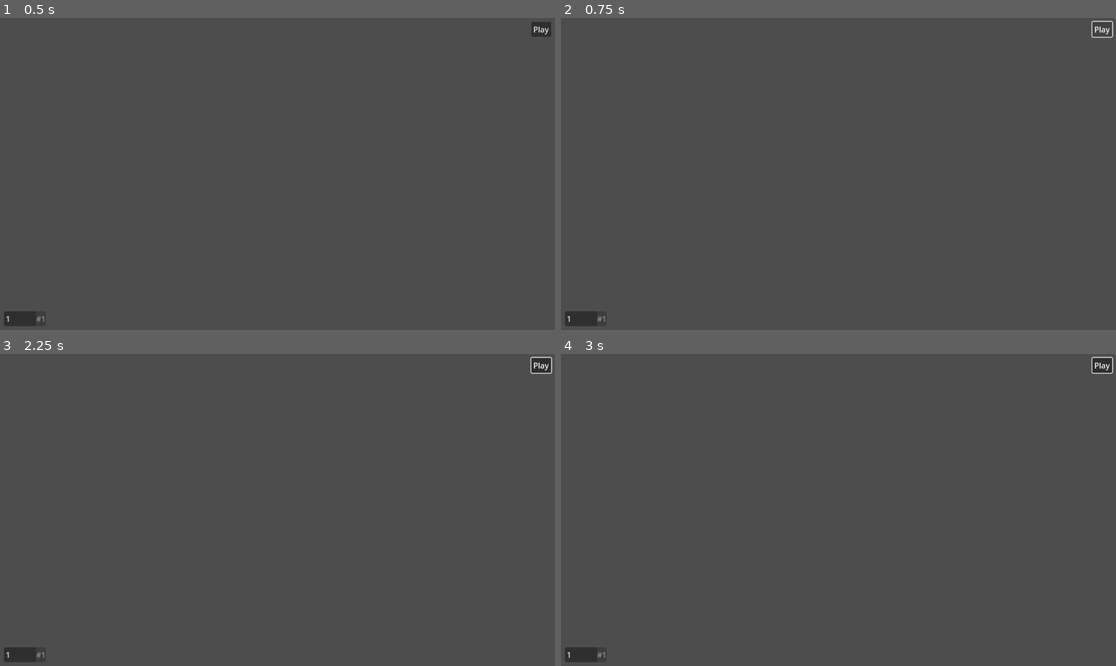
Above: before the commit, frames 1-4 (two rows, left to right).
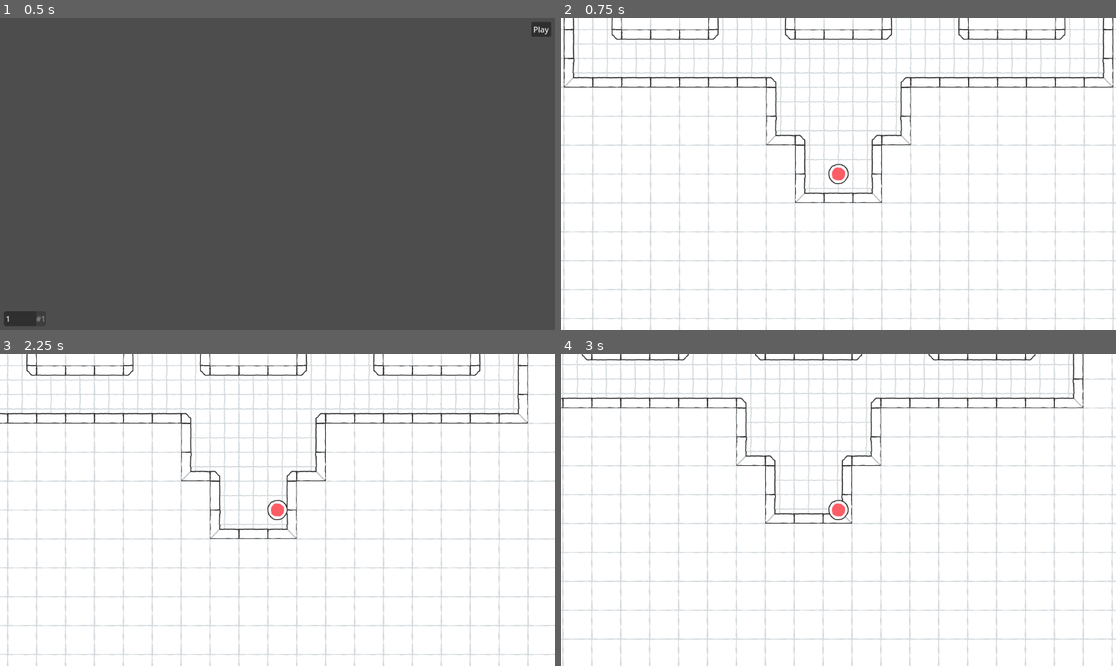
Above: after the commit, the same moments.

Repository: la-game/la-bh
Game: Godot game, scene res://src/screen/lobby/lobby.tscn
The game is run twice, just before and just after one commit, with the same random seed, the same clock (stepped at 60 frames per second) and the same inputs. This scene is started directly instead of the project's main scene.
Inputs (mouse positions are in pixels of both pictures, inside the frame that each line leads up to):
- Up to frame 1 (0.5 s): no input
- Up to frame 2 (0.75 s): click "Play" at 0.5 s
- Up to frame 3 (2.25 s): click (543, 366) at 1.25 s, where only the run before the commit has a clickable "Play"; tap Enter at 2 s; move the mouse to (399, 494) at 2.02 s; hold D (move_right, bound only after the commit) from 2.03 s (still down)
- Up to frame 4 (3 s): tap Space at 2.75 s; move the mouse to (727, 525) at 2.77 s; release D (move_right, bound only after the commit) at 2.78 s; hold S (move_down, bound only after the commit) from 2.78 s (still down)

Frame 1 is identical in both runs. In frame 2, 99% of the frame differs, in the area x 0-100%, y 0-100%; in frame 3, 99%; in frame 4, 100%.

Commit message:
Start map

Diff:
--- a/project.godot
+++ b/project.godot
@@ -18,11 +18,34 @@
 [file_customization]
 
 folder_colors={
-"res://src/classes/": "yellow",
 "res://src/components/": "teal",
 "res://src/game/": "red",
 "res://src/screen/": "blue",
+"res://src/singletons/": "pink",
 "res://src/statics/": "purple"
+}
+
+[input]
+
+move_up={
+"deadzone": 0.5,
+"events": [Object(InputEventKey,"resource_local_to_scene":false,"resource_name":"","device":-1,"window_id":0,"alt_pressed":false,"shift_pressed":false,"ctrl_pressed":false,"meta_pressed":false,"pressed":false,"keycode":0,"physical_keycode":87,"key_label":0,"unicode":119,"echo":false,"script":null)
+]
+}
+move_right={
+"deadzone": 0.5,
+"events": [Object(InputEventKey,"resource_local_to_scene":false,"resource_name":"","device":-1,"window_id":0,"alt_pressed":false,"shift_pressed":false,"ctrl_pressed":false,"meta_pressed":false,"pressed":false,"keycode":0,"physical_keycode":68,"key_label":0,"unicode":100,"echo":false,"script":null)
+]
+}
+move_down={
+"deadzone": 0.5,
+"events": [Object(InputEventKey,"resource_local_to_scene":false,"resource_name":"","device":-1,"window_id":0,"alt_pressed":false,"shift_pressed":false,"ctrl_pressed":false,"meta_pressed":false,"pressed":false,"keycode":0,"physical_keycode":83,"key_label":0,"unicode":115,"echo":false,"script":null)
+]
+}
+move_left={
+"deadzone": 0.5,
+"events": [Object(InputEventKey,"resource_local_to_scene":false,"resource_name":"","device":-1,"window_id":0,"alt_pressed":false,"shift_pressed":false,"ctrl_pressed":false,"meta_pressed":false,"pressed":false,"keycode":0,"physical_keycode":65,"key_label":0,"unicode":97,"echo":false,"script":null)
+]
 }
 
 [layer_names]
--- a/src/classes/map.gd
+++ /dev/null
@@ -1,20 +0,0 @@
-class_name Map
-extends Node2D
-
-
-@export var player_spawn_position: Marker2D
-
-@export var enemy_spawn_paths: Array[PathFollow2D] = []
-
-@export var enemy_spawn_timer: Timer
-
-@export var players: Node2D
-
-@export var enemies: Node2D
-
-@export var projectiles: Node2D
-
-
-func _on_enemy_spawn_timer_timeout() -> void:
-	var path_follow: PathFollow2D = PathPosition.get_random_path_follow(enemy_spawn_paths)
-	PathPosition.get_random_position_in_path_follow(path_follow) # TODO
--- a/src/components/enemy_navigation/enemy_navigation.gd
+++ b/src/components/enemy_navigation/enemy_navigation.gd
@@ -5,7 +5,7 @@
 
 @export var enemy: CharacterBody2D
 
-@export var player: CharacterBody2D
+@export var player: Player
 
 
 func _ready() -> void:
--- a/src/components/player_camera/player_camera.gd
+++ b/src/components/player_camera/player_camera.gd
@@ -3,5 +3,5 @@
 extends Camera2D
 
 
-func _ready() -> void:
+func _physics_process(_delta: float) -> void:
 	enabled = is_multiplayer_authority()
--- a/src/components/player_movement/player_movement.gd
+++ b/src/components/player_movement/player_movement.gd
@@ -3,12 +3,18 @@
 extends Node
 
 
-@export var player: CharacterBody2D
+@export var player: Player
 
 @export var speed: StatusSpeed
 
 
 func _physics_process(_delta: float) -> void:
+	if not player:
+		return
+
+	if not is_multiplayer_authority():
+		return
+
 	var direction := Input.get_vector("move_left", "move_right", "move_up", "move_down")
 
 	# While keyboard always give 0 or 1 for the axis, joysticks can give any value between 0 and 1.
--- a/src/components/status_health/status_health.gd
+++ b/src/components/status_health/status_health.gd
@@ -7,8 +7,6 @@
 
 
 @export var health_bar: TextureProgressBar
-
-@export var shields: Array #
 
 @export var max_value: float:
 	set(v):
--- a/src/components/status_health/status_health.tscn
+++ b/src/components/status_health/status_health.tscn
@@ -4,3 +4,5 @@
 
 [node name="StatusHealth" type="Node"]
 script = ExtResource("1_a32jt")
+max_value = 100.0
+value = 100.0
--- /dev/null
+++ b/src/game/map/map.gd
@@ -0,0 +1,36 @@
+## Base for all maps.
+class_name Map
+extends Node2D
+
+
+const PLAYER_SCENE: PackedScene = preload("res://src/game/player/player.tscn")
+
+@export var player_spawn_position: Marker2D
+
+@export var enemy_spawn_paths: Array[PathFollow2D] = []
+
+@export var enemy_spawn_timer: Timer
+
+@export var players: Node2D
+
+@export var enemies: Node2D
+
+
+func _ready() -> void:
+	spawn_player(multiplayer.get_unique_id())
+
+	for peer in multiplayer.get_peers():
+		spawn_player(peer)
+
+
+func spawn_player(peer: int) -> void:
+	var player: Player = PLAYER_SCENE.instantiate()
+	player.name = "Player" + str(peer)
+	players.add_child(player)
+	player.set_multiplayer_authority(peer)
+	player.global_position = player_spawn_position.global_position
+
+
+func _on_enemy_spawn_timer_timeout() -> void:
+	var path_follow: PathFollow2D = PathPosition.get_random_path_follow(enemy_spawn_paths)
+	var spawn_position = PathPosition.get_random_position_in_path_follow(path_follow)
--- a/src/game/map/map_00.tscn
+++ b/src/game/map/map_00.tscn
@@ -1,5 +1,6 @@
-[gd_scene load_steps=3 format=3 uid="uid://kcuilacx8r00"]
+[gd_scene load_steps=8 format=3 uid="uid://kcuilacx8r00"]
 
+[ext_resource type="Script" path="res://src/game/map/map.gd" id="1_4n0ic"]
 [ext_resource type="TileSet" uid="uid://c8hvsphwrsbcu" path="res://assets/tileset.tres" id="1_vjjab"]
 
 [sub_resource type="NavigationPolygon" id="NavigationPolygon_u6632"]
@@ -8,7 +9,37 @@
 outlines = Array[PackedVector2Array]([PackedVector2Array(-64, -64, -64, 1600, 1216, 1600, 1216, -64)])
 source_geometry_group_name = &"navigation_polygon_source_group"
 
-[node name="Map00" type="Node2D"]
+[sub_resource type="Curve2D" id="Curve2D_kpa0a"]
+_data = {
+"points": PackedVector2Array(0, 0, 0, 0, 60, 60, 0, 0, 0, 0, 1080, 60, 0, 0, 0, 0, 1080, 1260, 0, 0, 0, 0, 60, 1260, 0, 0, 0, 0, 60, 60)
+}
+point_count = 5
+
+[sub_resource type="Curve2D" id="Curve2D_6cxmd"]
+_data = {
+"points": PackedVector2Array(0, 0, 0, 0, 390, 1230, 0, 0, 0, 0, 390, 1020, 0, 0, 0, 0, 300, 930, 0, 0, 0, 0, 300, 570, 0, 0, 0, 0, 240, 510, 0, 0, 0, 0, 240, 90)
+}
+point_count = 6
+
+[sub_resource type="Curve2D" id="Curve2D_n2au7"]
+_data = {
+"points": PackedVector2Array(0, 0, 0, 0, 750, 1230, 0, 0, 0, 0, 750, 1020, 0, 0, 0, 0, 840, 930, 0, 0, 0, 0, 840, 570, 0, 0, 0, 0, 900, 510, 0, 0, 0, 0, 900, 90)
+}
+point_count = 6
+
+[sub_resource type="Curve2D" id="Curve2D_3dcqp"]
+_data = {
+"points": PackedVector2Array(0, 0, 0, 0, 330, 660, 0, 0, 0, 0, 540, 660, 0, 0, 0, 0, 540, 90, 0, 0, 0, 0, 600, 90, 0, 0, 0, 0, 600, 660, 0, 0, 0, 0, 810, 660)
+}
+point_count = 6
+
+[node name="Map00" type="Node2D" node_paths=PackedStringArray("player_spawn_position", "enemy_spawn_paths", "enemy_spawn_timer", "players", "enemies")]
+script = ExtResource("1_4n0ic")
+player_spawn_position = NodePath("PlayerSpawn")
+enemy_spawn_paths = [NodePath("Paths/Path2D/PathFollow2D"), NodePath("Paths/Path2D2/PathFollow2D"), NodePath("Paths/Path2D3/PathFollow2D"), NodePath("Paths/Path2D4/PathFollow2D")]
+enemy_spawn_timer = NodePath("EnemySpawnTimer")
+players = NodePath("Players")
+enemies = NodePath("Enemies")
 
 [node name="NavigationRegion2D" type="NavigationRegion2D" parent="."]
 navigation_polygon = SubResource("NavigationPolygon_u6632")
@@ -21,3 +52,45 @@
 layer_1/name = "Floors"
 layer_1/z_index = -1
 layer_1/tile_data = PackedInt32Array(131074, 0, 0, 196610, 0, 0, 262146, 0, 0, 327682, 0, 0, 393218, 0, 0, 458754, 0, 0 …(17991 unchanged characters)…
+
+[node name="PlayerSpawn" type="Marker2D" parent="."]
+position = Vector2(570, 1500)
+
+[node name="Paths" type="Node2D" parent="."]
+
+[node name="Path2D" type="Path2D" parent="Paths"]
+curve = SubResource("Curve2D_kpa0a")
+
+[node name="PathFollow2D" type="PathFollow2D" parent="Paths/Path2D"]
+position = Vector2(60, 60)
+
+[node name="Path2D2" type="Path2D" parent="Paths"]
+curve = SubResource("Curve2D_6cxmd")
+
+[node name="PathFollow2D" type="PathFollow2D" parent="Paths/Path2D2"]
+position = Vector2(390, 1230)
+rotation = -1.5708
+
+[node name="Path2D3" type="Path2D" parent="Paths"]
+curve = SubResource("Curve2D_n2au7")
+
+[node name="PathFollow2D" type="PathFollow2D" parent="Paths/Path2D3"]
+position = Vector2(750, 1230)
+rotation = -1.5708
+
+[node name="Path2D4" type="Path2D" parent="Paths"]
+curve = SubResource("Curve2D_3dcqp")
+
+[node name="PathFollow2D" type="PathFollow2D" parent="Paths/Path2D4"]
+position = Vector2(330, 660)
+
+[node name="EnemySpawnTimer" type="Timer" parent="."]
+
+[node name="Players" type="Node2D" parent="."]
+
+[node name="Enemies" type="Node2D" parent="."]
+
+[node name="EnemySpawner" type="MultiplayerSpawner" parent="."]
+spawn_path = NodePath("../Enemies")
+
+[connection signal="timeout" from="EnemySpawnTimer" to="." method="_on_enemy_spawn_timer_timeout"]
--- /dev/null
+++ b/src/game/player/player.gd
@@ -0,0 +1,10 @@
+## Represent a player in the game.
+class_name Player
+extends CharacterBody2D
+
+
+@export var health: StatusHealth
+
+@export var speed: StatusSpeed
+
+@export var attack: StatusAttack
--- /dev/null
+++ b/src/game/player/player.tscn
@@ -0,0 +1,58 @@
+[gd_scene load_steps=13 format=3 uid="uid://lnatwswf7kfw"]
+
+[ext_resource type="PackedScene" uid="uid://dpivq7t6c8f87" path="res://src/components/status_health/status_health.tscn" id="1_5l3pl"]
+[ext_resource type="Script" path="res://src/game/player/player.gd" id="1_6ls87"]
+[ext_resource type="PackedScene" uid="uid://bb3ppamhukbxp" path="res://src/components/status_speed/status_speed.tscn" id="2_eiwcd"]
+[ext_resource type="Texture2D" uid="uid://8wdqygdr3e5e" path="res://assets/player.tres" id="2_sf5mt"]
+[ext_resource type="PackedScene" uid="uid://c0ri4ancwrl1j" path="res://src/components/status_attack/status_attack.tscn" id="3_kh1pg"]
+[ext_resource type="PackedScene" uid="uid://bvm7tjwa07dwy" path="res://src/components/player_movement/player_movement.tscn" id="4_bgma5"]
+[ext_resource type="PackedScene" uid="uid://dre2m6br1ehrq" path="res://src/components/player_aim/player_aim.tscn" id="4_o12vi"]
+[ext_resource type="PackedScene" uid="uid://bgyu827rfph6j" path="res://src/components/hitbox/hitbox.tscn" id="5_gjx5p"]
+[ext_resource type="PackedScene" uid="uid://du80x6s871mn0" path="res://src/components/player_camera/player_camera.tscn" id="6_22abn"]
+
+[sub_resource type="CircleShape2D" id="CircleShape2D_75ms6"]
+radius = 8.0
+
+[sub_resource type="CircleShape2D" id="CircleShape2D_x7i0n"]
+radius = 16.0
+
+[sub_resource type="SceneReplicationConfig" id="SceneReplicationConfig_vxww1"]
+properties/0/path = NodePath(".:position")
+properties/0/spawn = true
+properties/0/replication_mode = 1
+
+[node name="Player" type="CharacterBody2D" node_paths=PackedStringArray("health", "speed", "attack")]
+collision_layer = 2
+script = ExtResource("1_6ls87")
+health = NodePath("StatusHealth")
+speed = NodePath("StatusSpeed")
+attack = NodePath("StatusAttack")
+
+[node name="StatusHealth" parent="." instance=ExtResource("1_5l3pl")]
+
+[node name="StatusSpeed" parent="." instance=ExtResource("2_eiwcd")]
+
+[node name="StatusAttack" parent="." instance=ExtResource("3_kh1pg")]
+
+[node name="PlayerMovement" parent="." node_paths=PackedStringArray("player", "speed") instance=ExtResource("4_bgma5")]
+player = NodePath("..")
+speed = NodePath("../StatusSpeed")
+
+[node name="PlayerAim" parent="." instance=ExtResource("4_o12vi")]
+
+[node name="PlayerCamera" parent="." instance=ExtResource("6_22abn")]
+
+[node name="Sprite2D" type="Sprite2D" parent="."]
+texture = ExtResource("2_sf5mt")
+
+[node name="CollisionShape2D" type="CollisionShape2D" parent="."]
+shape = SubResource("CircleShape2D_75ms6")
+
+[node name="Hitbox" parent="." node_paths=PackedStringArray("health") instance=ExtResource("5_gjx5p")]
+health = NodePath("../StatusHealth")
+
+[node name="CollisionShape2D" type="CollisionShape2D" parent="Hitbox"]
+shape = SubResource("CircleShape2D_x7i0n")
+
+[node name="MultiplayerSynchronizer" type="MultiplayerSynchronizer" parent="."]
+replication_config = SubResource("SceneReplicationConfig_vxww1")
--- a/src/screen/lobby/lobby.gd
+++ b/src/screen/lobby/lobby.gd
@@ -1,5 +1,15 @@
 extends MarginContainer
 
 
+const MAP_00: PackedScene = preload("res://src/game/map/map_00.tscn")
+
+
+@rpc("authority", "call_local", "reliable")
+func start_game() -> void:
+	get_tree().root.add_child(MAP_00.instantiate())
+	queue_free()
+
+
 func _on_play_pressed() -> void:
-	pass # Replace with function body.
+	if is_multiplayer_authority():
+		start_game.rpc()
